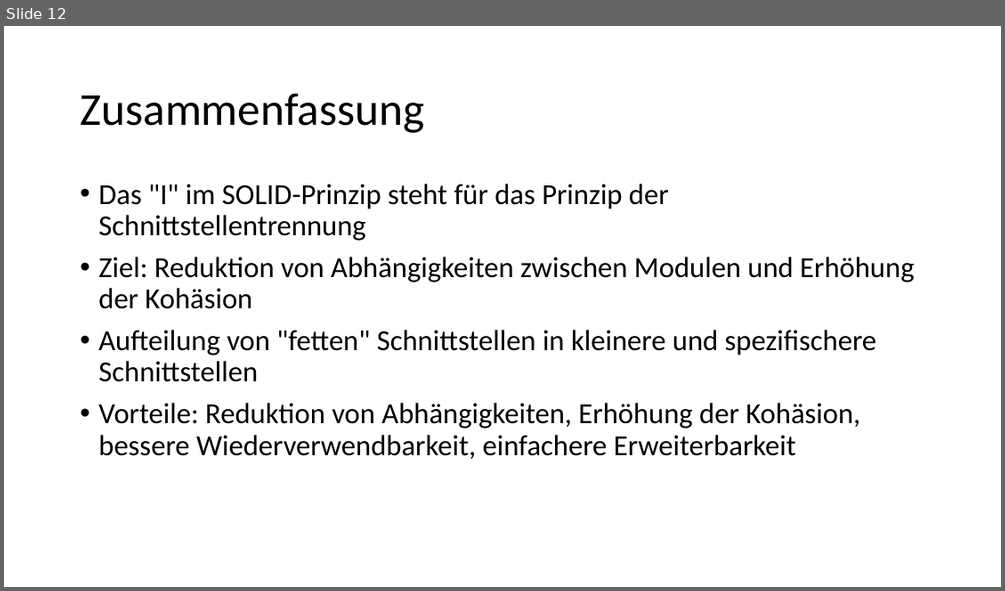
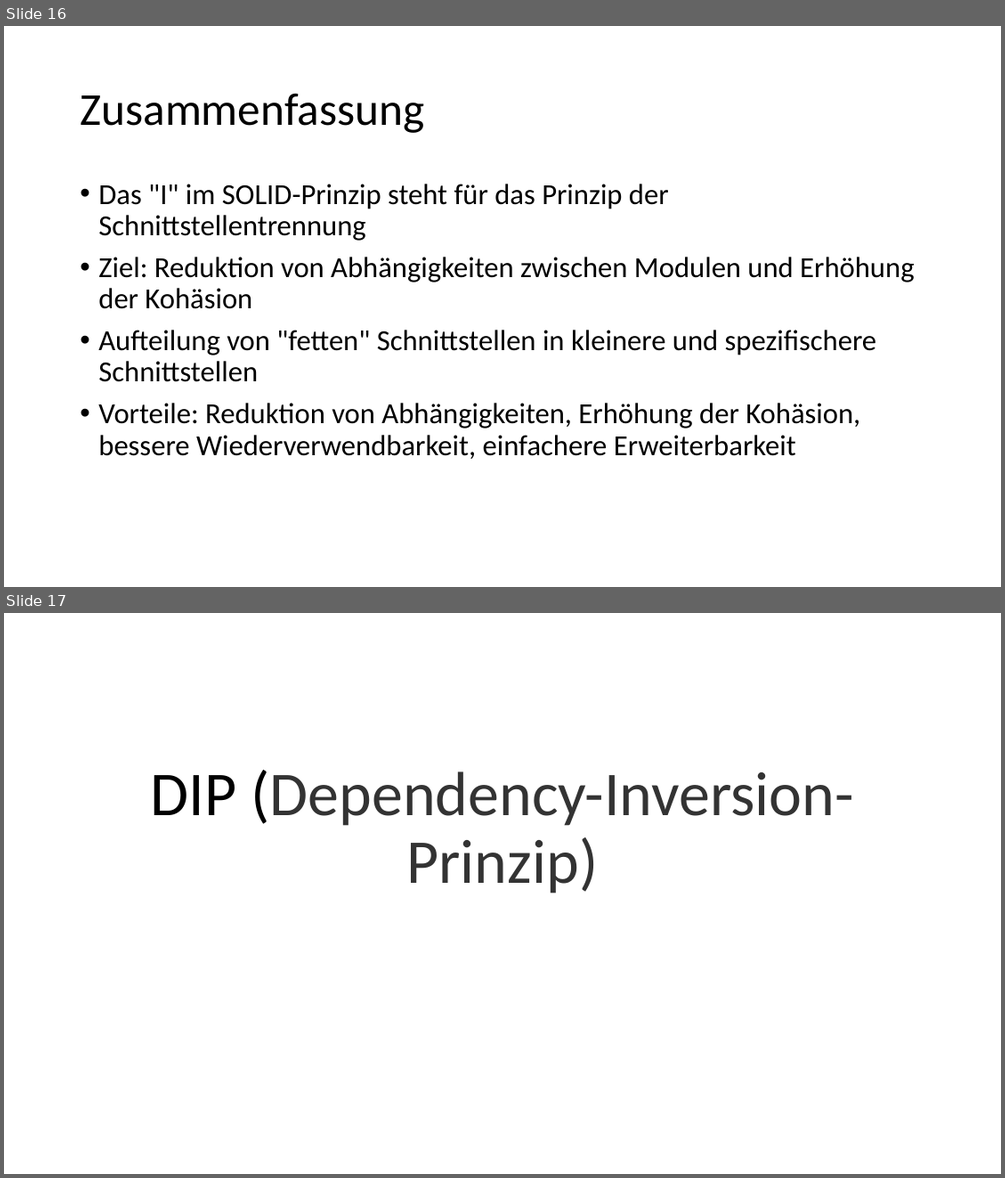
Before and after one commit to T0biasBerndt/SOLID-Pr-si, a slide deck: SOLID-präsi.pptx. Shown one above the other, each under a label of ours: slide 12 before the commit, slides 16 and 17 after it. The pictures are 1005x591 and 1005x1178 pixels, drawn with LibreOffice and Linux fonts; fonts in the diff are those of the drawing. Boxes give left, top, right and bottom in pixels: in the first picture for what was removed or moved away, otherwise in the second. Text is boxed around its words. In the diff, an @@ line names an element or a change of style, - is before the commit and + after.

```diff
--- a/SOLID-präsi.pptx
+++ b/SOLID-präsi.pptx
@@ slide 17 added at bbox=[4, 613, 1001, 1174], background #FFFFFF @@
@@ title added at bbox=[151, 770, 854, 893], 60 pt, text #333333 @@
+DIP (Dependency-Inversion-Prinzip)
@@ what was slide 12 is now slide 16 @@
```
Also in this commit, not shown: 7 other slides added.
